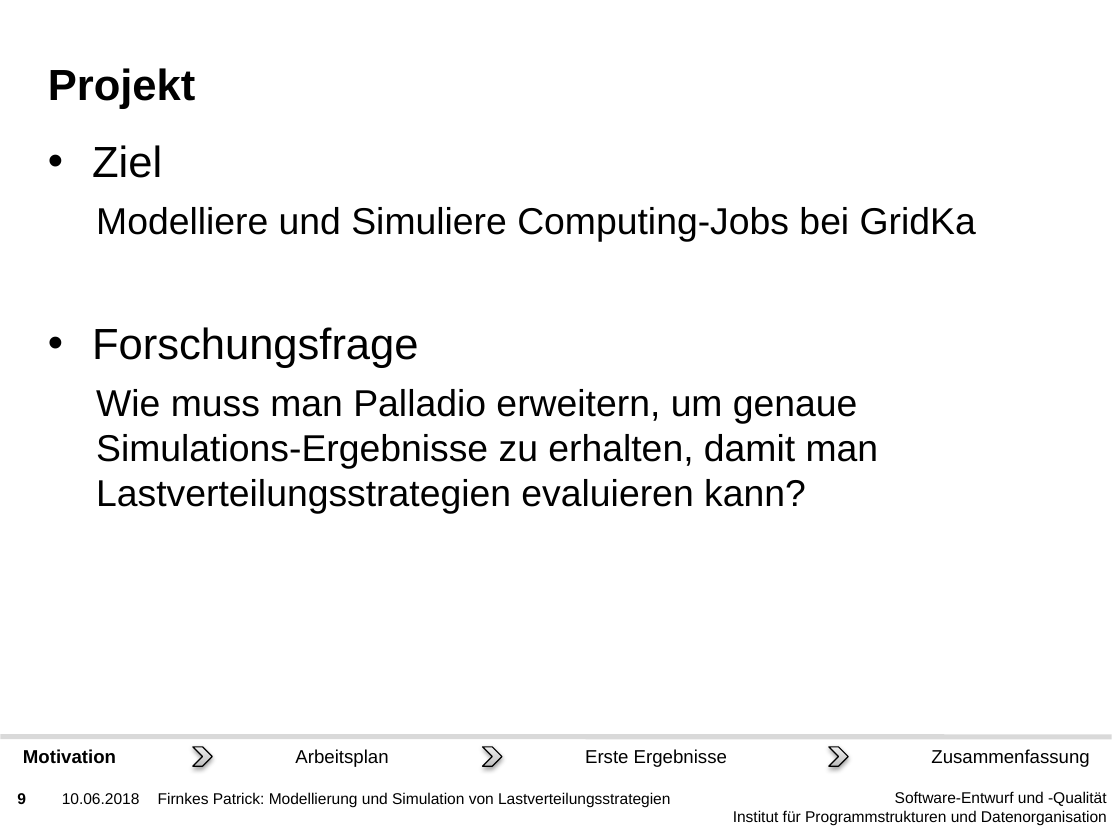
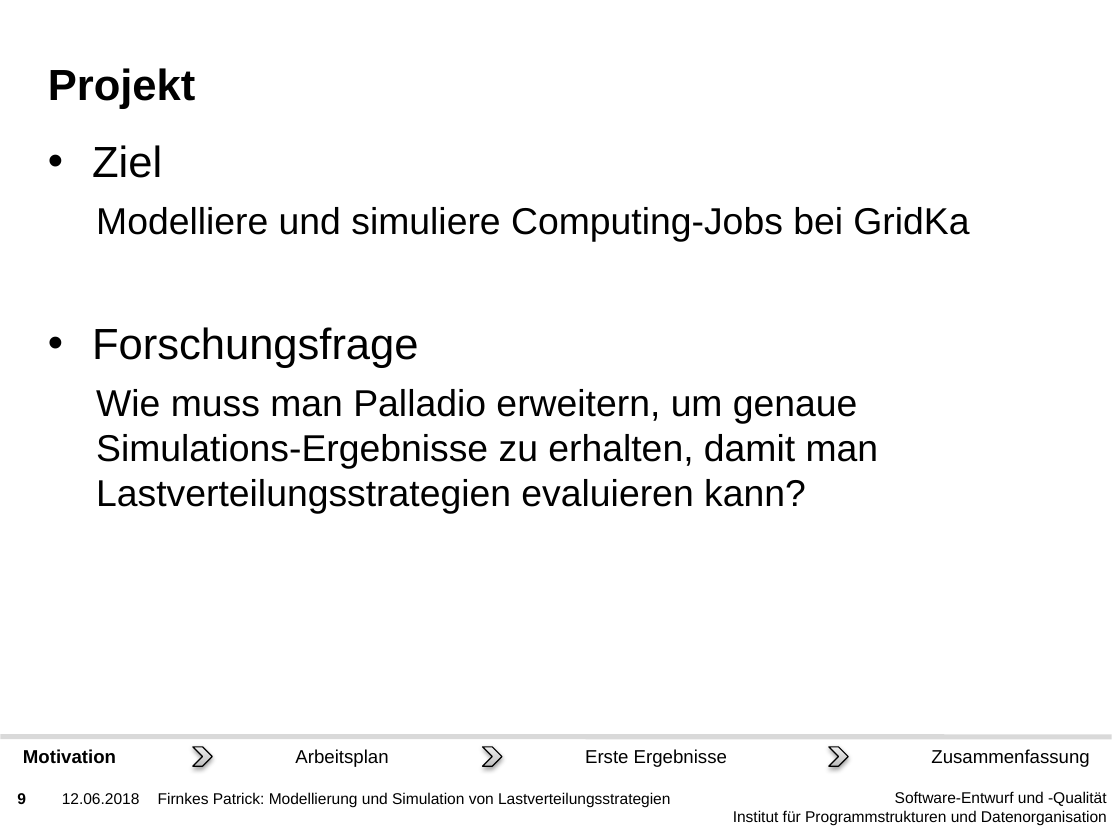
Before and after one commit to PatFirn/wlcg-loadbalancing, a slide deck: slide 9 of presentations/zwischenbericht.pptx. Drawn at 1120x840 pixels with LibreOffice and Linux fonts; fonts in the diff are those of the drawing; background and template pictures are left out. Boxes give left, top, right and bottom in pixels: in the first picture for what was removed or moved away, otherwise in the second. Text is boxed around its words. In the diff, an @@ line names an element or a change of style, - is before the commit and + after.

```diff
--- a/presentations/zwischenbericht.pptx
+++ b/presentations/zwischenbericht.pptx
@@ text at bbox=[96, 207, 969, 242]: text changed @@
-  Modelliere und Simuliere Computing-Jobs bei GridKa
+  Modelliere und simuliere Computing-Jobs bei GridKa
@@ text at bbox=[62, 793, 140, 804]: text changed @@
-10.06.2018
+12.06.2018
```
Also in this commit, not shown: 29 other slides changed.
